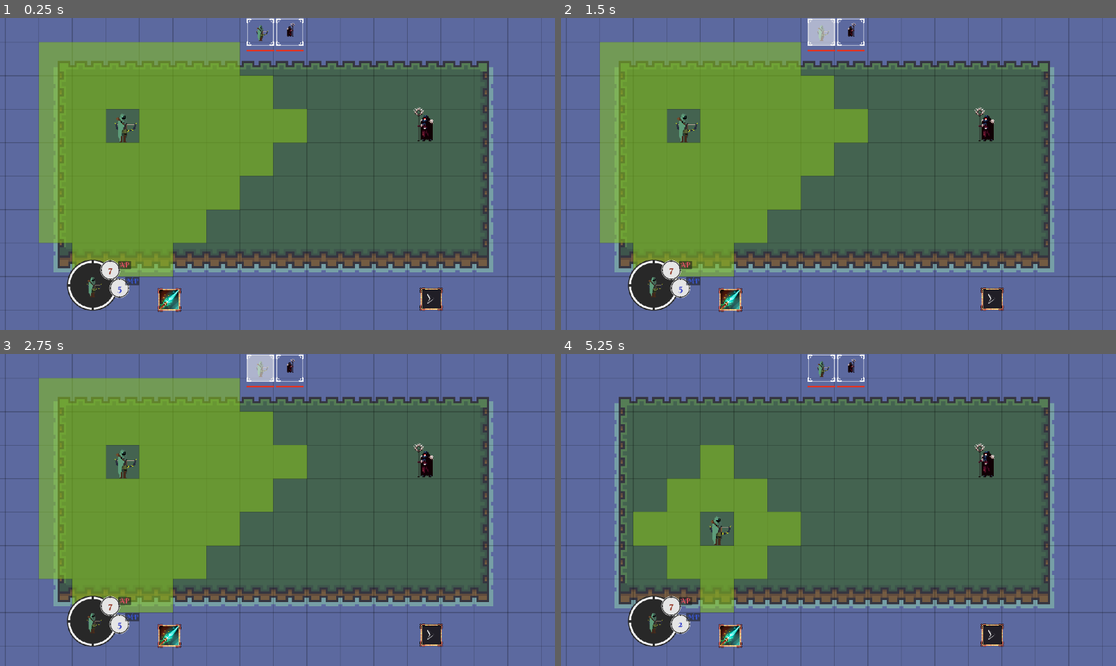
Above: before the commit, frames 1-4 (two rows, left to right).
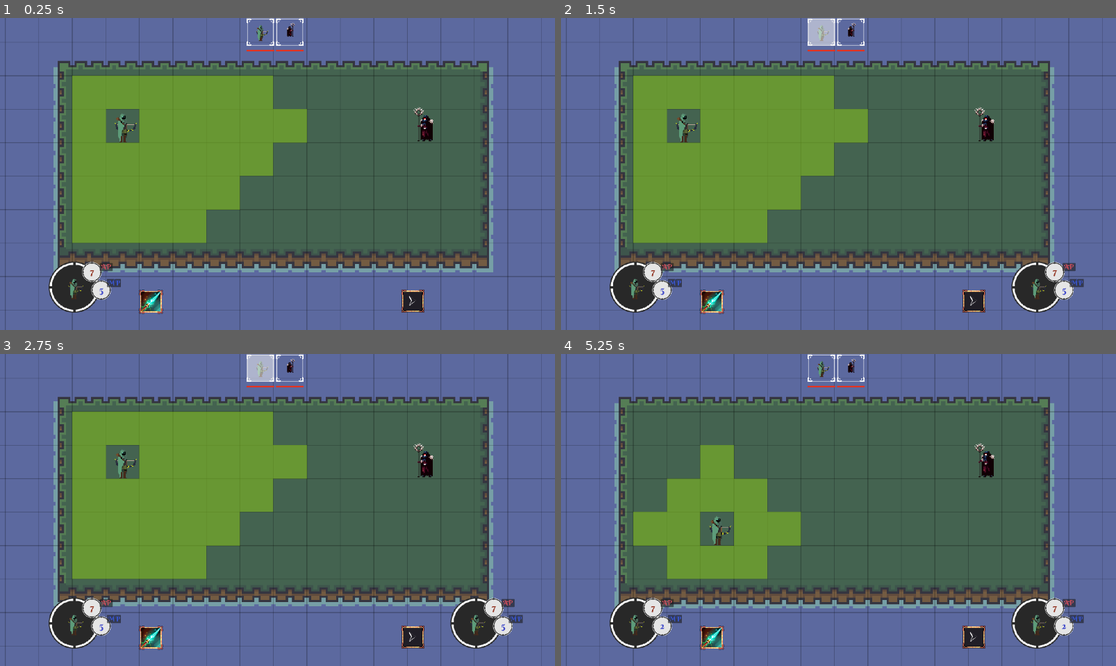
Above: after the commit, the same moments.

Repository: Xeronax/laughing-arrow
Game: Godot game, scene res://Main.tscn
Two runs of this game, one before a commit and one after it. Both use one fixed random seed, a clock stepped at 60 frames per second and the inputs below.
Inputs (mouse positions are in pixels of both pictures, inside the frame that each line leads up to):
- Up to frame 1 (0.25 s): no input
- Up to frame 2 (1.5 s): click (821, 33) at 0.52 s; click (821, 33) at 1.27 s
- Up to frame 3 (2.75 s): click (260, 369) at 2.02 s
- Up to frame 4 (5.25 s): move the mouse to (960, 494) at 2.77 s; click (960, 494) at 2.92 s; tap Enter at 3.5 s; move the mouse to (727, 525) at 3.52 s; click (727, 525) at 3.67 s; move the mouse to (894, 441) at 4.27 s; click (894, 441) at 4.42 s; tap Space at 5 s; move the mouse to (810, 572) at 5.02 s; click (810, 572) at 5.17 s

The runs differ from the first frame. In frame 1, 11% of the frame differs, in the area x 7-80%, y 7-95%; in frame 2, 13%; in frame 3, 13%, in the area x 7-95%, y 7-95%; in frame 4, 4.9%.

Commit message:
Opposing character frame

Diff:
--- a/Main.tscn
+++ b/Main.tscn
@@ -15,10 +15,15 @@
 [sub_resource type="TileSetAtlasSource" id="TileSetAtlasSource_0tdrj"]
 texture = ExtResource("3_4xohx")
 1:1/0 = 0
+1:1/0/probability = 0.0
 2:1/0 = 0
+2:1/0/probability = 0.0
 3:1/0 = 0
+3:1/0/probability = 0.0
 4:1/0 = 0
+4:1/0/probability = 0.0
 5:1/0 = 0
+5:1/0/probability = 0.0
 6:1/0 = 0
 7:1/0 = 0
 8:1/0 = 0
@@ -31,10 +36,12 @@
 19:1/0 = 0
 20:1/0 = 0
 1:2/0 = 0
+1:2/0/probability = 0.0
 2:2/0 = 0
 3:2/0 = 0
 4:2/0 = 0
 5:2/0 = 0
+5:2/0/probability = 0.0
 6:2/0 = 0
 7:2/0 = 0
 8:2/0 = 0
@@ -47,10 +54,12 @@
 19:2/0 = 0
 20:2/0 = 0
 1:3/0 = 0
+1:3/0/probability = 0.0
 2:3/0 = 0
 3:3/0 = 0
 4:3/0 = 0
 5:3/0 = 0
+5:3/0/probability = 0.0
 6:3/0 = 0
 7:3/0 = 0
 8:3/0 = 0
@@ -63,10 +72,15 @@
 19:3/0 = 0
 20:3/0 = 0
 1:4/0 = 0
+1:4/0/probability = 0.0
 2:4/0 = 0
+2:4/0/probability = 0.0
 3:4/0 = 0
+3:4/0/probability = 0.0
 4:4/0 = 0
+4:4/0/probability = 0.0
 5:4/0 = 0
+5:4/0/probability = 0.0
 6:4/0 = 0
 7:4/0 = 0
 8:4/0 = 0
@@ -81,6 +95,7 @@
 1:5/animation_frame_2/duration = 1.0
 1:5/animation_frame_3/duration = 1.0
 1:5/0 = 0
+1:5/0/probability = 0.0
 2:5/animation_columns = 4
 2:5/animation_separation = Vector2i(4, 0)
 2:5/animation_speed = 2.0
@@ -89,6 +104,7 @@
 2:5/animation_frame_2/duration = 1.0
 2:5/animation_frame_3/duration = 1.0
 2:5/0 = 0
+2:5/0/probability = 0.0
 3:5/animation_columns = 4
 3:5/animation_separation = Vector2i(4, 0)
 3:5/animation_speed = 2.0
@@ -97,6 +113,7 @@
 3:5/animation_frame_2/duration = 1.0
 3:5/animation_frame_3/duration = 1.0
 3:5/0 = 0
+3:5/0/probability = 0.0
 4:5/animation_columns = 4
 4:5/animation_separation = Vector2i(4, 0)
 4:5/animation_speed = 2.0
@@ -121,6 +138,7 @@
 1:6/animation_frame_2/duration = 1.0
 1:6/animation_frame_3/duration = 1.0
 1:6/0 = 0
+1:6/0/probability = 0.0
 2:6/animation_columns = 4
 2:6/animation_separation = Vector2i(4, 0)
 2:6/animation_speed = 2.0
@@ -137,6 +155,7 @@
 3:6/animation_frame_2/duration = 1.0
 3:6/animation_frame_3/duration = 1.0
 3:6/0 = 0
+3:6/0/probability = 0.0
 4:6/animation_columns = 4
 4:6/animation_separation = Vector2i(4, 0)
 4:6/animation_speed = 2.0
@@ -161,6 +180,7 @@
 1:7/animation_frame_2/duration = 1.0
 1:7/animation_frame_3/duration = 1.0
 1:7/0 = 0
+1:7/0/probability = 0.0
 2:7/animation_columns = 4
 2:7/animation_separation = Vector2i(4, 0)
 2:7/animation_speed = 2.0
@@ -169,6 +189,7 @@
 2:7/animation_frame_2/duration = 1.0
 2:7/animation_frame_3/duration = 1.0
 2:7/0 = 0
+2:7/0/probability = 0.0
 3:7/animation_columns = 4
 3:7/animation_separation = Vector2i(4, 0)
 3:7/animation_speed = 2.0
@@ -177,6 +198,7 @@
 3:7/animation_frame_2/duration = 1.0
 3:7/animation_frame_3/duration = 1.0
 3:7/0 = 0
+3:7/0/probability = 0.0
 4:7/0 = 0
 4:7/0/probability = 0.0
 
@@ -374,10 +396,10 @@
 anchor_top = 1.0
 anchor_right = 0.5
 anchor_bottom = 1.0
-offset_left = -249.0
-offset_top = -87.34
-offset_right = 249.0
-offset_bottom = -37.34
+offset_left = -287.0
+offset_top = -83.34
+offset_right = 211.0
+offset_bottom = -33.34
 grow_horizontal = 2
 grow_vertical = 0
 
@@ -392,14 +414,29 @@
 anchor_top = 1.0
 anchor_right = 0.5
 anchor_bottom = 1.0
-offset_left = -437.0
-offset_top = -146.0
-offset_right = -88.0
-offset_bottom = 157.0
+offset_left = -475.0
+offset_top = -142.0
+offset_right = -126.0
+offset_bottom = 161.0
 grow_horizontal = 2
 grow_vertical = 0
 scale = Vector2(0.375, 0.375)
 target = NodePath("../../Player")
+current_controller = true
+
+[node name="CharacterFrame2" parent="UI" instance=ExtResource("4_ebvww")]
+anchors_preset = 7
+anchor_left = 0.5
+anchor_top = 1.0
+anchor_right = 0.5
+anchor_bottom = 1.0
+offset_left = 359.0
+offset_top = -142.0
+offset_right = 708.0
+offset_bottom = 161.0
+grow_horizontal = 2
+grow_vertical = 0
+scale = Vector2(0.375, 0.375)
 
 [node name="EndTurnButton" parent="UI" node_paths=PackedStringArray("target") instance=ExtResource("5_rhj0d")]
 anchors_preset = 7
@@ -407,10 +444,10 @@
 anchor_top = 1.0
 anchor_right = 0.5
 anchor_bottom = 1.0
-offset_left = 292.0
-offset_top = -88.0
-offset_right = 346.0
-offset_bottom = -40.0
+offset_left = 254.0
+offset_top = -84.0
+offset_right = 308.0
+offset_bottom = -36.0
 grow_horizontal = 2
 grow_vertical = 0
 target = NodePath("../../Player")
--- a/characters/battle_character.gd
+++ b/characters/battle_character.gd
@@ -11,6 +11,7 @@
 
 signal turn_starting
 signal turn_ending
+signal targeted
 
 var is_turn: bool = false
 var moving: bool = false
@@ -102,7 +103,7 @@
 		var dist: int = abs((grid_position - current_cell).x) + abs((grid_position - current_cell).y)
 		if dist > stats.mp:
 			continue
-
+		# Breadth first search
 		if explored.has(current_cell):
 			continue
 		if current_cell != grid_position:
--- a/global.gd
+++ b/global.gd
@@ -10,6 +10,7 @@
 var highlight_map: TileMapLayer = null
 var ui: CanvasLayer = null
 var pathfinding_map: AStarGrid2D = null
+var battle_manager: Node2D = null
 var mouse_on_ui: bool = false
 
 
@@ -22,11 +23,13 @@
 	ui = current_scene.ui
 	highlight_map = current_scene.highlight_map
 	pathfinding_map = current_scene.layer_holder.map_astar
+	battle_manager = current_scene.battle_manager
 
 	teleport_character(current_scene.player, 4, 4)
 	teleport_character(current_scene.dummy, 13, 4)
 
-	current_scene.battle_manager.start_battle([current_scene.player, current_scene.dummy])
+	var combatants: Array[BattleCharacter] = [current_scene.player, current_scene.dummy]
+	current_scene.battle_manager.start_battle(combatants)
 
 func grid_to_global_position(cell: Vector2) -> Vector2:
 	return current_scene.to_global(map.map_to_local(cell))
--- a/ui/character_frame/character_frame.gd
+++ b/ui/character_frame/character_frame.gd
@@ -5,6 +5,7 @@
 @onready var mp_label: Label = $MPFrame/MPLabel
 
 @export var target: BattleCharacter
+@export var current_controller: bool
 
 func _update() -> void:
 	ap_label.text = str(target.stats.ap)
@@ -12,10 +13,18 @@
 
 # Called when the node enters the scene tree for the first time.
 func _ready() -> void:
+	mouse_entered.connect(func (): Global.mouse_on_ui = true)
+	mouse_exited.connect(func (): Global.mouse_on_ui = false)
+	if not current_controller:
+		set_visible(false)
+		await(get_tree().create_timer(1).timeout)
+		for c: BattleCharacter in Global.battle_manager.characters:
+			c.targeted.connect(func (): switch_target(c))
+	if not target:
+		return
 	await(target.ready)
 	switch_target(target)
-	mouse_entered.connect(func (): Global.mouse_on_ui = true)
-	mouse_exited.connect(func (): Global.mouse_on_ui = false)
+
 
 func switch_target(character: BattleCharacter) -> void:
 	if target:
@@ -26,5 +35,6 @@
 	target = character
 	portrait.texture = target.sprite_component.portrait
 	_update()
+	set_visible(true)
 	target.stats.ap_changed.connect(_update)
 	target.stats.mp_changed.connect(_update)
--- a/ui/turn_order/character_box.gd
+++ b/ui/turn_order/character_box.gd
@@ -11,3 +11,9 @@
 	hp_bar.max_value = character.stats.max_hp
 	hp_bar.value = character.stats.hp
 	print("Updating HP for ", character)
+
+func _ready() -> void:
+	focus_button.pressed.connect(_on_click)
+
+func _on_click() -> void:
+	character.targeted.emit()
--- a/utils/battle_manager/battle_manager.gd
+++ b/utils/battle_manager/battle_manager.gd
@@ -1,9 +1,9 @@
 extends Node2D
 
-var characters: Array = []
-var participants_in_turn_order: Array = []
-var player_team: Array = []
-var enemy_team: Array = []
+var characters: Array[BattleCharacter] = []
+var participants_in_turn_order: Array[BattleCharacter] = []
+var player_team: Array[BattleCharacter] = []
+var enemy_team: Array[BattleCharacter] = []
 var current_turn_idx: int = 0
 var current_round: int = 1
 
@@ -32,7 +32,7 @@
 	for character in enemy_team:
 		character.reversed = true
 
-func start_battle(new_characters: Array) -> void:
+func start_battle(new_characters: Array[BattleCharacter]) -> void:
 	characters = new_characters
 	for character in characters:
 		character.turn_ending.connect(next_turn)
